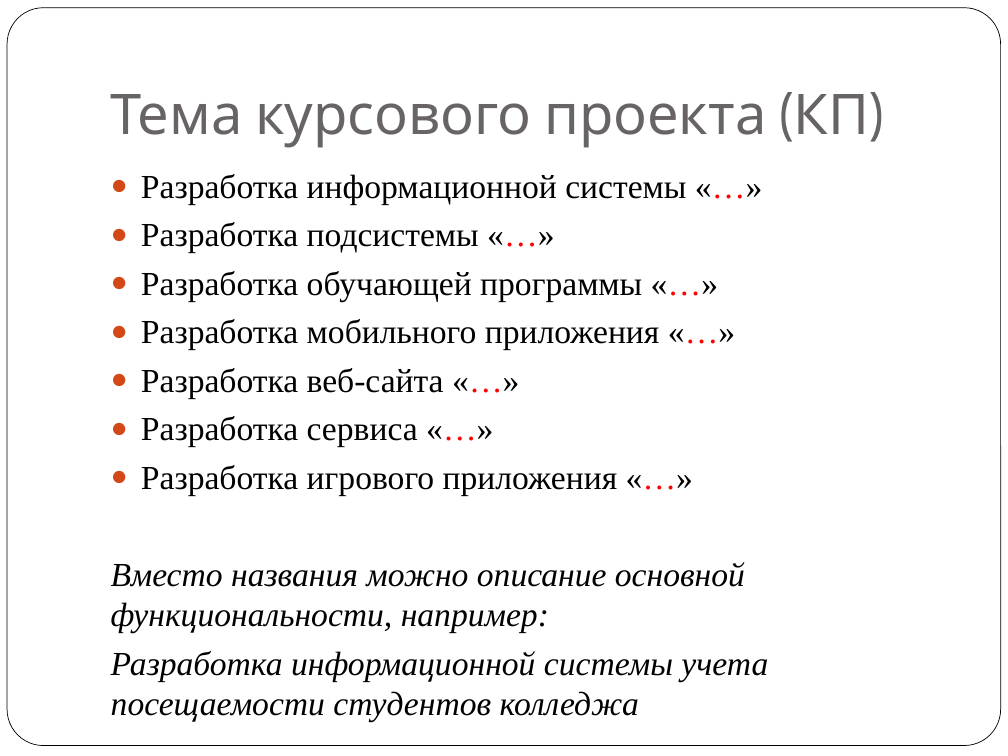
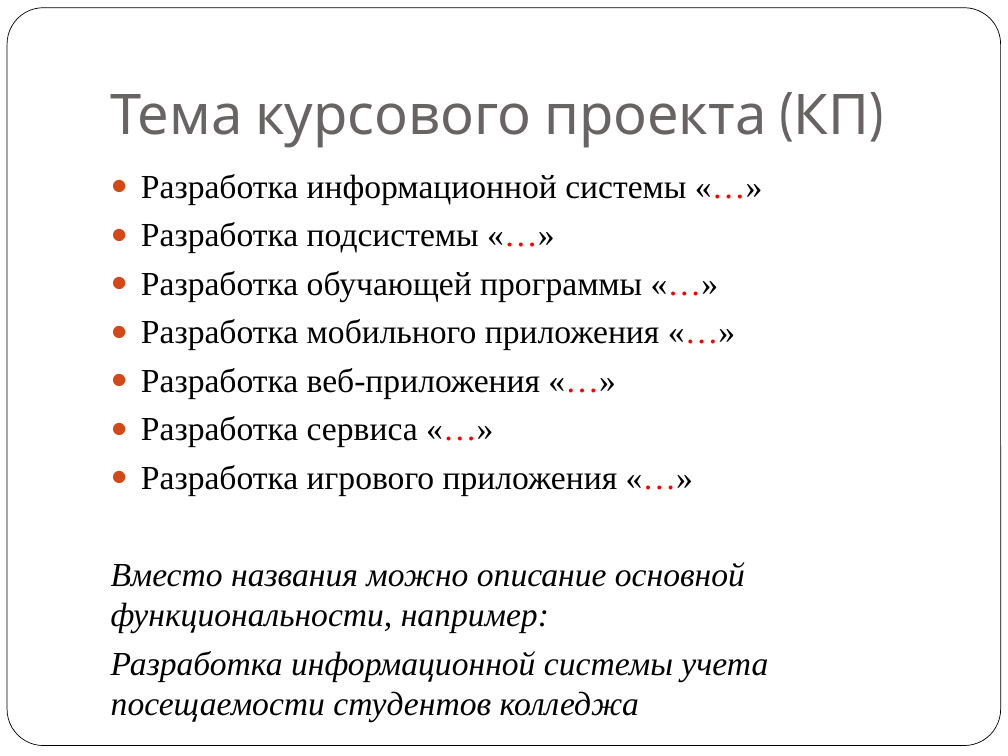
Before and after one commit to LokiMATI/ISRPO, a slide deck: slide 2 of Все лабы/МДК.02.01 ТРПО/КП/Курсовое проектирование 2026.pptx. Drawn at 1008x756 pixels with LibreOffice and Linux fonts; fonts in the diff are those of the drawing. Boxes give left, top, right and bottom in pixels: in the first picture for what was removed or moved away, otherwise in the second. Text is boxed around its words. In the diff, an @@ line names an element or a change of style, - is before the commit and + after.

```diff
--- a/Все лабы/МДК.02.01 ТРПО/КП/Курсовое проектирование 2026.pptx
+++ b/Все лабы/МДК.02.01 ТРПО/КП/Курсовое проектирование 2026.pptx
@@ text at bbox=[141, 368, 540, 398]: text changed @@
-● Разработка веб-сайта «…»
+● Разработка веб-приложения «…»
```
Also in this commit, not shown: 4 other slides changed, 1 slide removed, 4 other files.
